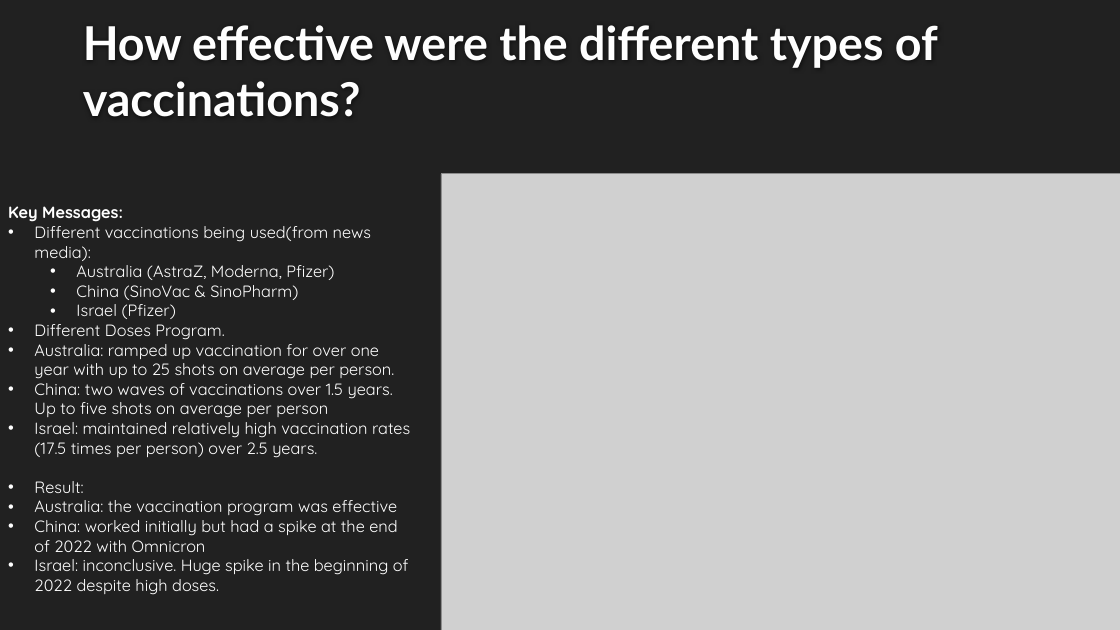
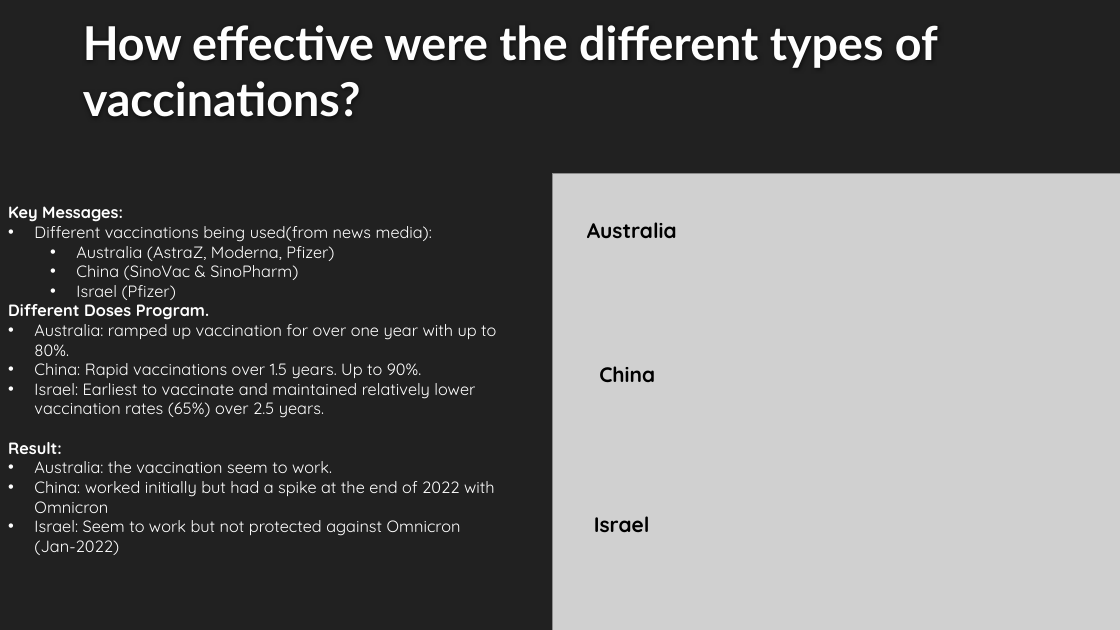
Before and after one commit to cmorrow28/project_one, a slide deck: slide 10 of Covid19_Presentation_Final.pptx (slide 11 before the commit). Drawn at 1120x630 pixels with LibreOffice and Linux fonts; fonts in the diff are those of the drawing; grey boxes stand for pictures; background and template pictures are left out. Boxes give left, top, right and bottom in pixels: in the first picture for what was removed or moved away, otherwise in the second. Text is boxed around its words. In the diff, an @@ line names an element or a change of style, - is before the commit and + after.

```diff
--- a/Covid19_Presentation_Final.pptx
+++ b/Covid19_Presentation_Final.pptx
@@ picture: place and size @@
-picture at [441,174,1120,630]
+picture at [552,173,1120,630]
@@ text added at [587,222,677,238], 18 pt, text #000000, bold @@
+Australia
@@ text at [8,304,209,454]: bold on in "Different Doses Program.", "Result:"; bullet • to none @@
@@ text at [34,319,496,418]: text changed @@
-• Australia: ramped up vaccination for over one year with up to 25 shots on average per person.
-• China: two waves of vaccinations over 1.5 years. Up to five shots on average per person
-• Israel: maintained relatively high vaccination rates (17.5 times per person) over 2.5 years.
+• Australia: ramped up vaccination for over one year with up to 80%.
+• China: Rapid vaccinations over 1.5 years. Up to 90%.
+• Israel: Earliest to vaccinate and maintained relatively lower vaccination rates (65%) over 2.5 years.
@@ text added at [599,366,655,382], 18 pt, text #000000, bold @@
+China
@@ text at [34,461,332,473]: text changed @@
-• Australia: the vaccination program was effective
+• Australia: the vaccination seem to work.
@@ text at [34,520,461,555]: text changed @@
-• Israel: inconclusive. Huge spike in the beginning of 2022 despite high doses.
+• Israel: Seem to work but not protected against Omnicron (Jan-2022)
@@ text added at [594,516,650,532], 18 pt, text #000000, bold @@
+Israel
```
Also in this commit, not shown: 5 other slides changed, 1 slide removed, 22 other files.
